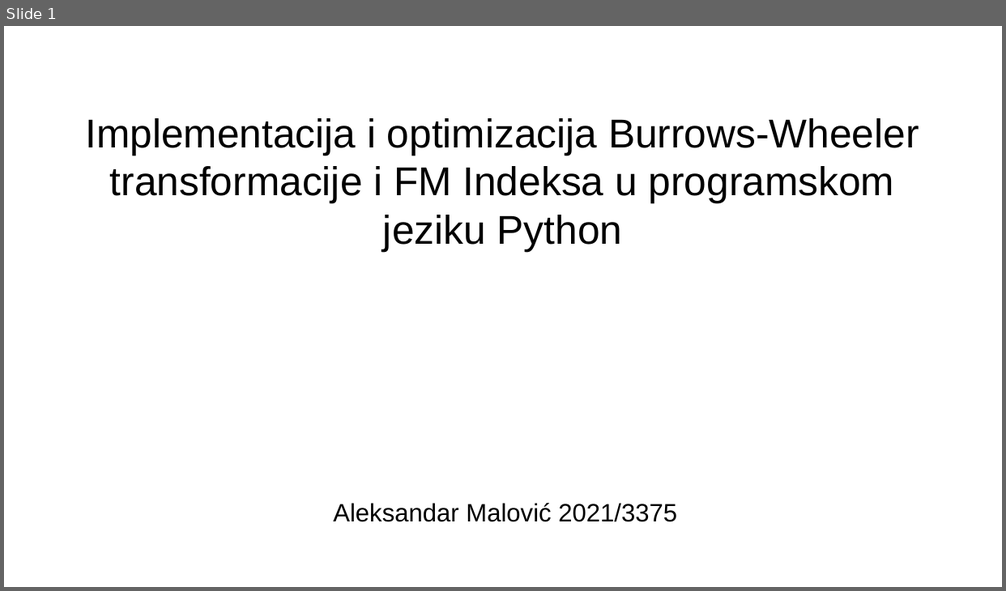
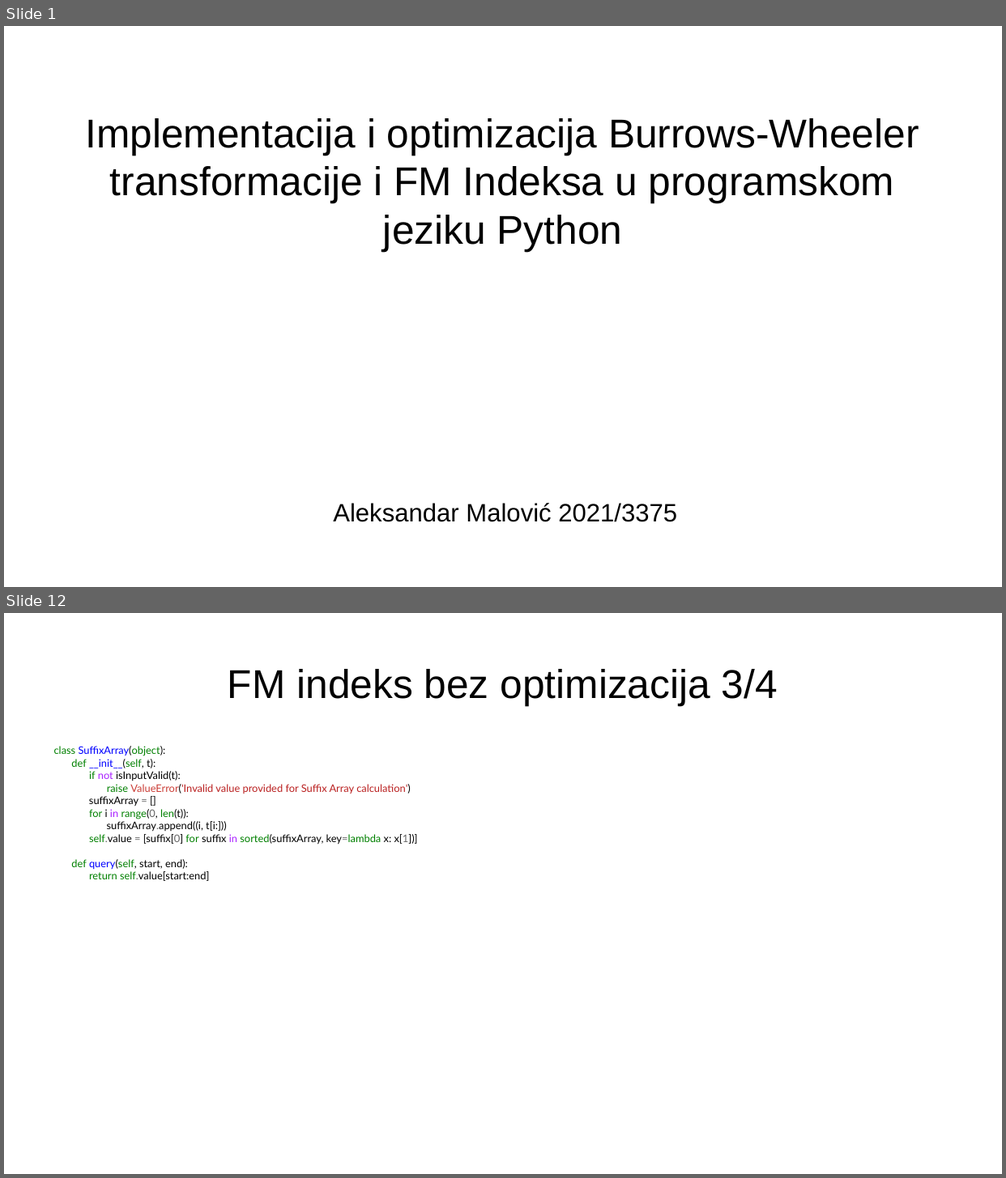
Before and after one commit to MalovicAleksandar/gi2022-ma213375m-projzad4, a slide deck: prezentacija.pptx. Shown one above the other, each under a label of ours: slide 1 before the commit, slides 1 and 12 after it; the slides between them are not shown. The pictures are 1006x591 and 1006x1178 pixels, drawn with LibreOffice and Linux fonts; fonts in the diff are those of the drawing. Boxes give left, top, right and bottom in pixels: in the first picture for what was removed or moved away, otherwise in the second. Text is boxed around its words. In the diff, an @@ line names an element or a change of style, - is before the commit and + after.

```diff
--- a/prezentacija.pptx
+++ b/prezentacija.pptx
@@ slide 12 added at (x1=4, y1=613, x2=1002, y2=1174), background #FFFFFF @@
@@ text added at (x1=228, y1=669, x2=778, y2=705), 32 pt, text #000000 @@
+FM indeks bez optimizacija 3/4
@@ text added at (x1=54, y1=746, x2=418, y2=881), 8.3 pt, text #000000 @@
+class SuffixArray(object):
+def __init__(self, t):
+if not isInputValid(t):
+raise ValueError('Invalid value provided for Suffix Array calculation')
+suffixArray = []
+for i in range(0, len(t)):
+suffixArray.append((i, t[i:]))
+self.value = [suffix[0] for suffix in sorted(suffixArray, key=lambda x: x[1])]
+def query(self, start, end):
+return self.value[start:end]
```
Also in this commit, not shown: 6 slides changed, 28 other slides added, 1 other file.
